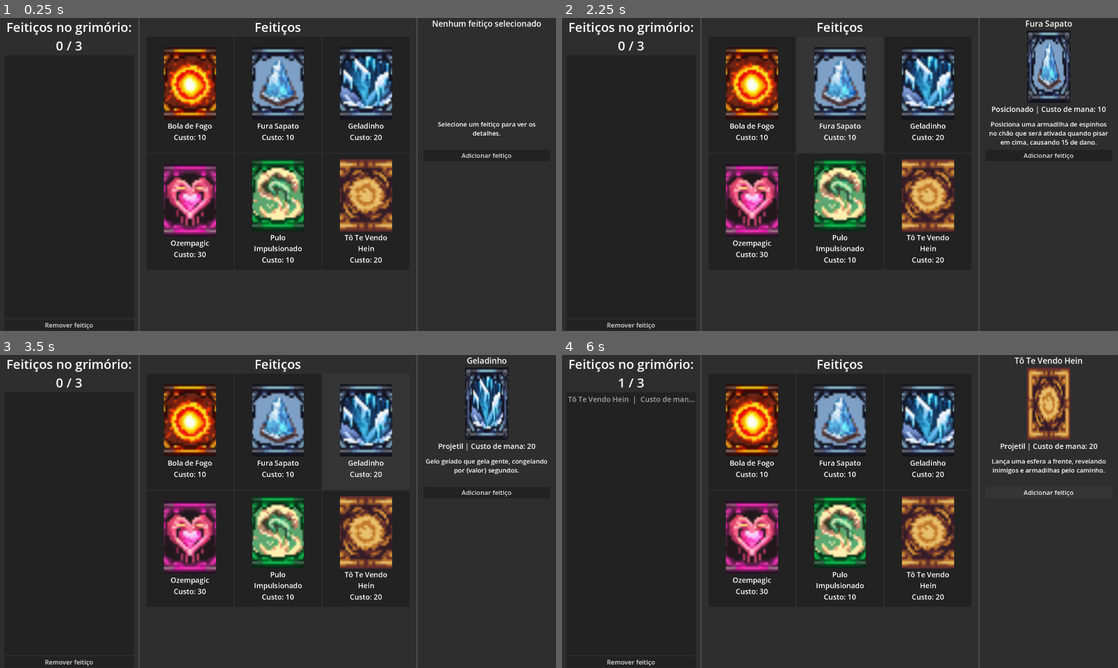
Above: before the commit, frames 1-4 (two rows, left to right).
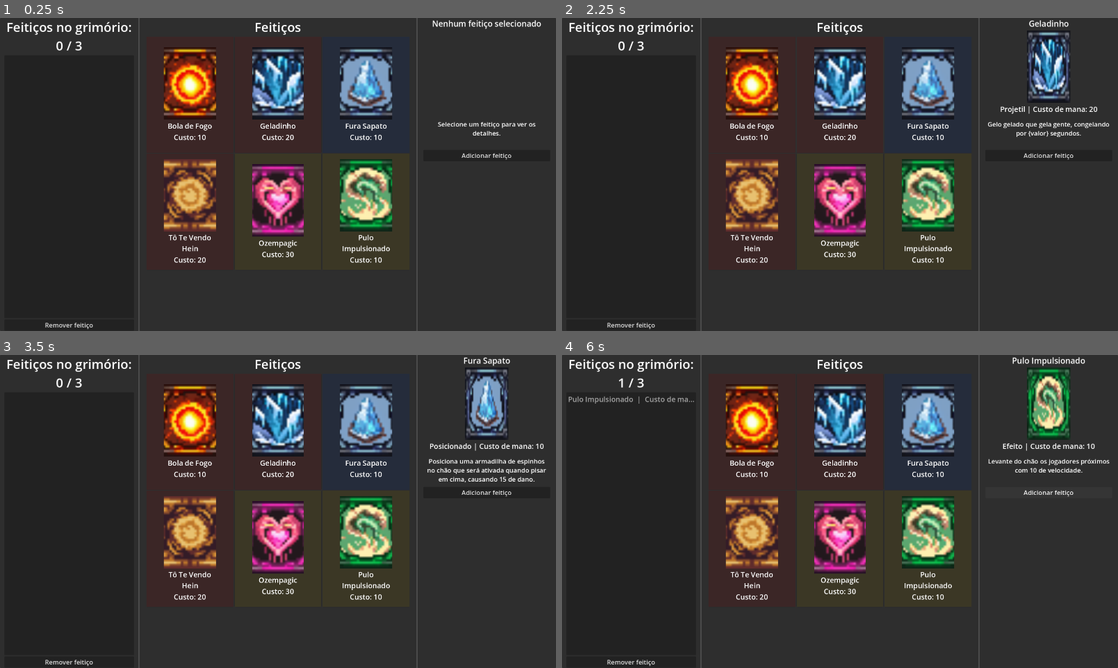
Above: after the commit, the same moments.

Repository: Isaaa43/Saudavel-e-Balanceado
Game: Godot game, scene res://cenas/menus/menu_deck.tscn
Same seed, same stepped clock (60 frames per second), same inputs: the game is played once before the commit and once after it. This scene is started directly instead of the project's main scene.
Inputs (mouse positions are in pixels of both pictures, inside the frame that each line leads up to):
- Up to frame 1 (0.25 s): no input
- Up to frame 2 (2.25 s): click "Remover feitiço" at 0.5 s; click (751, 96) at 1.25 s; click (840, 96) at 2.02 s
- Up to frame 3 (3.5 s): click (366, 433) at 2.77 s
- Up to frame 4 (6 s): click (751, 549) at 3.52 s; click (840, 549) at 4.27 s; click (928, 549) at 5.02 s; click "Adicionar feitiço" at 5.75 s

The runs differ from the first frame. In frame 1, 29% of the frame differs, in the area x 26-74%, y 6-81%; in frame 2, 28%; in frame 3, 28%; in frame 4, 32%, in the area x 1-99%, y 0-81%.

Commit message:
feat(menu deck): cor de fundo diferente por feitiço
Cor de fundo da carta é diferente para cada tipo de feitiço

Diff:
--- a/luta-magos/cenas/menus/menu_deck.tscn
+++ b/luta-magos/cenas/menus/menu_deck.tscn
@@ -18,7 +18,7 @@
 grow_horizontal = 2
 grow_vertical = 2
 script = ExtResource("1_glkbn")
-lista_feiticos = Array[ExtResource("2_hcvlw")]([ExtResource("3_gv3pd"), ExtResource("4_k0n5w"), ExtResource("5_6eq1e"), ExtResource("6_i2h36"), ExtResource("7_wfhn1"), ExtResource("8_devs0")])
+lista_feiticos = Array[ExtResource("2_hcvlw")]([ExtResource("3_gv3pd"), ExtResource("5_6eq1e"), ExtResource("4_k0n5w"), ExtResource("8_devs0"), ExtResource("6_i2h36"), ExtResource("7_wfhn1")])
 card_button_scene = ExtResource("7_gr7sa")
 
 [node name="MarginContainer" type="MarginContainer" parent="." unique_id=891563215]
--- a/luta-magos/cenas/menus/menu_deck/CardGridItem.tscn
+++ b/luta-magos/cenas/menus/menu_deck/CardGridItem.tscn
@@ -11,6 +11,9 @@
 grow_vertical = 2
 size_flags_vertical = 3
 script = ExtResource("1_xsg6e")
+cor_projetil = Color(0.23, 0.1495, 0.15084165, 1)
+cor_posicionado = Color(0.1472, 0.17342001, 0.23, 1)
+cor_efeito = Color(0.23, 0.21482001, 0.1472, 1)
 
 [node name="MarginContainer" type="MarginContainer" parent="." unique_id=722200261]
 layout_mode = 1
@@ -19,6 +22,10 @@
 anchor_bottom = 1.0
 grow_horizontal = 2
 grow_vertical = 2
+
+[node name="ColorBackground" type="ColorRect" parent="MarginContainer" unique_id=1954384888]
+layout_mode = 2
+color = Color(0.16189644, 0.10963992, 0.15664423, 1)
 
 [node name="Control" type="Control" parent="MarginContainer" unique_id=1364824778]
 layout_mode = 2
--- a/luta-magos/scripts/menus/menu_deck/CardGridItem.gd
+++ b/luta-magos/scripts/menus/menu_deck/CardGridItem.gd
@@ -10,6 +10,11 @@
 @onready var card_name_label: Label = %CardNameLabel
 @onready var card_cost_label: Label = %CardCostLabel
 
+@onready var color_background: ColorRect = $MarginContainer/ColorBackground
+
+@export var cor_projetil: Color
+@export var cor_posicionado: Color
+@export var cor_efeito: Color
 
 func _ready() -> void:
 	pressed.connect(_on_pressed)
@@ -24,6 +29,7 @@
 
 	tooltip_text = "%s\n%s" % [card.nome, card.descricao]
 
+	color_background.color = _decidir_cor(card.tipo)
 
 func _on_pressed() -> void:
 	if card_data == null:
@@ -39,3 +45,14 @@
 	if event is InputEventMouseButton:
 		if event.button_index == MOUSE_BUTTON_LEFT and event.pressed and event.double_click:
 			card_activated.emit(card_data)
+
+# TODO: melhorar isso
+func _decidir_cor(tipo_str: String) -> Color:
+	match (tipo_str):
+		"Projetil":
+			return cor_projetil
+		"Posicionado":
+			return cor_posicionado
+		"Efeito":
+			return cor_efeito
+	return Color.DIM_GRAY
